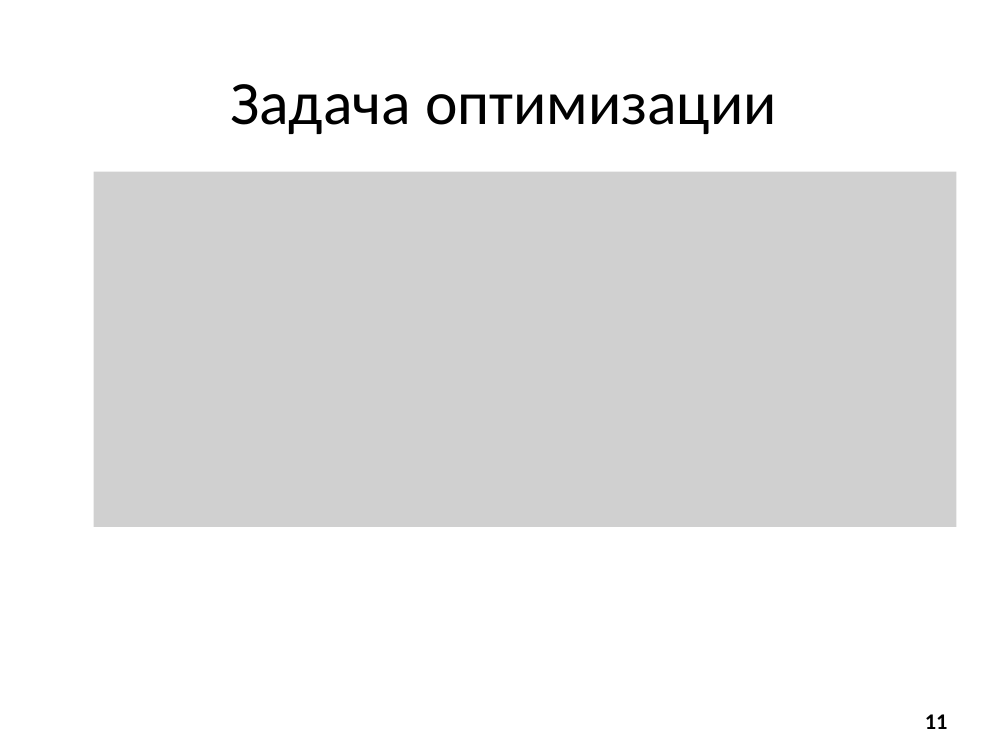
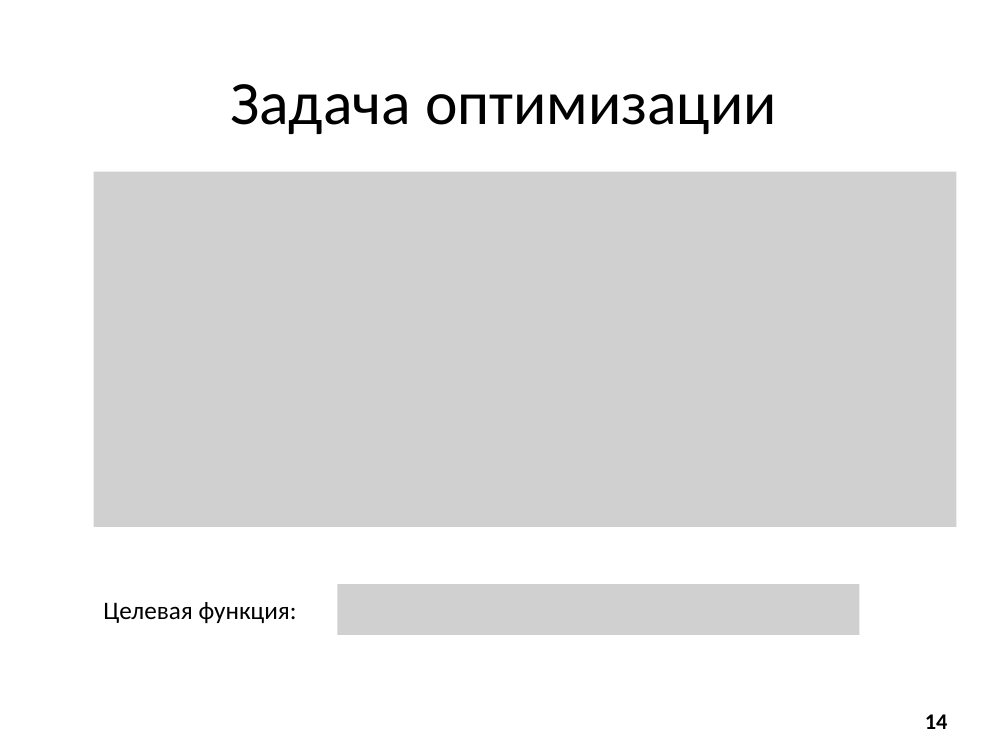
Before and after one commit to arkuzmin/diplom, a slide deck: slide 14 of optimization/4 семестр/Смотр 19.05.14/Презентация.pptx (slide 11 before the commit). Drawn at 1008x756 pixels with LibreOffice and Linux fonts; fonts in the diff are those of the drawing; grey boxes stand for pictures. Boxes give left, top, right and bottom in pixels: in the first picture for what was removed or moved away, otherwise in the second. Text is boxed around its words. In the diff, an @@ line names an element or a change of style, - is before the commit and + after.

```diff
--- a/optimization/4 семестр/Смотр 19.05.14/Презентация.pptx
+++ b/optimization/4 семестр/Смотр 19.05.14/Презентация.pptx
@@ picture added at (x1=338, y1=584, x2=860, y2=634) @@
@@ text added at (x1=103, y1=602, x2=297, y2=623), 18 pt, text #000000 @@
+Целевая функция:
@@ page number at (x1=925, y1=714, x2=948, y2=729): text changed @@
-11
+14
```
Also in this commit, not shown: 11 other slides changed, 4 slides added, 1 slide removed, 2 other files.
